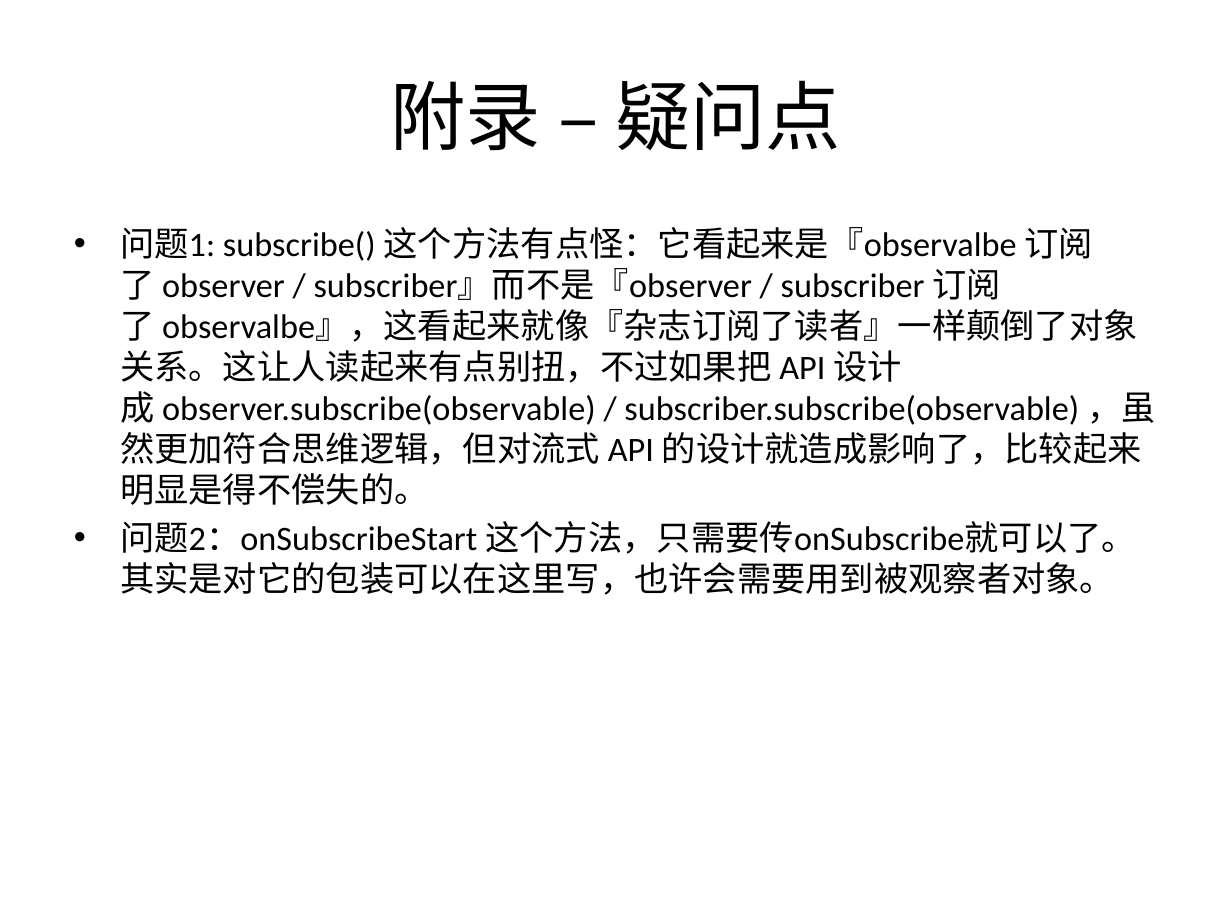
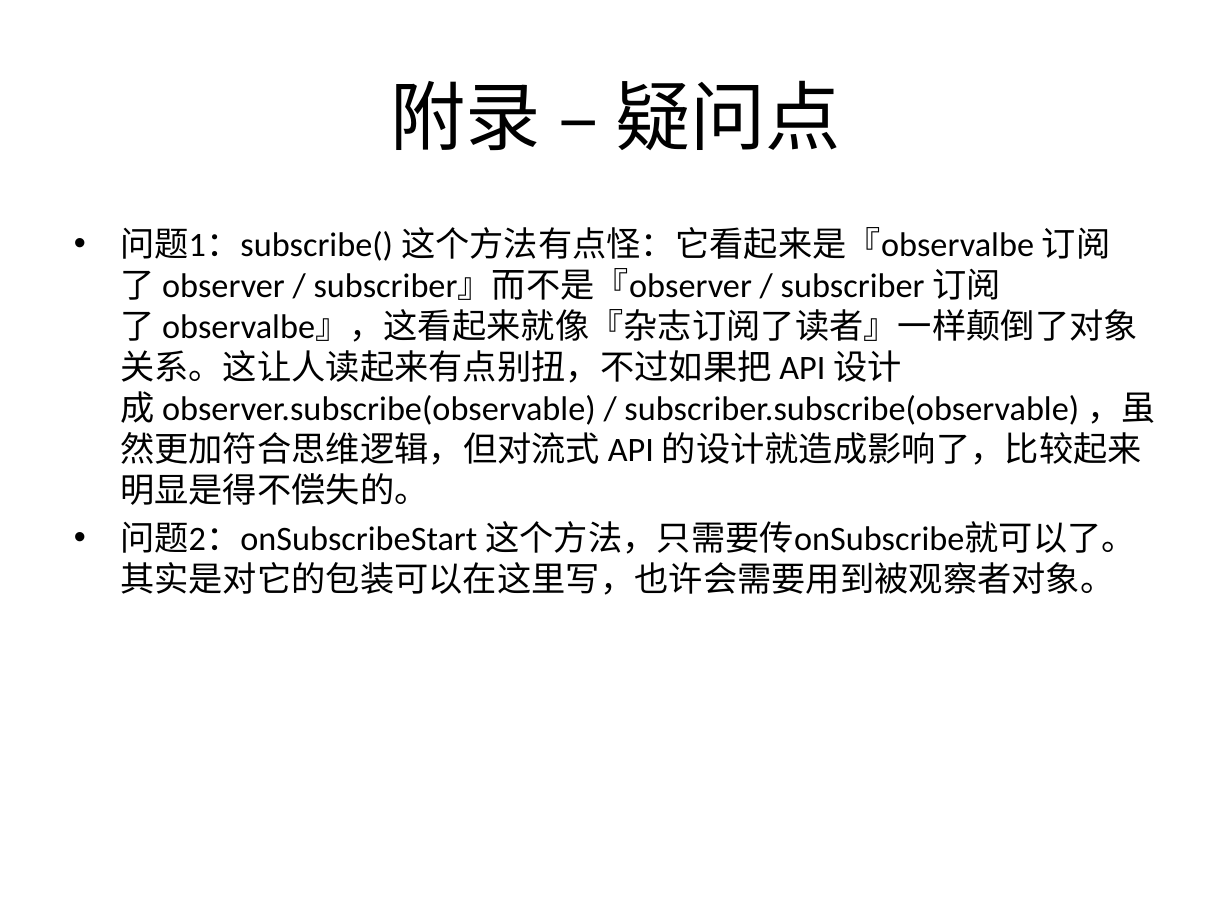
Before and after one commit to YongHuiLuo/TinyEasyView, a slide deck: slide 16 of RxJava 简介.pptx (slide 14 before the commit). Drawn at 1232x924 pixels with LibreOffice and Linux fonts; fonts in the diff are those of the drawing. Boxes give left, top, right and bottom in pixels: in the first picture for what was removed or moved away, otherwise in the second. Text is boxed around its words. In the diff, an @@ line names an element or a change of style, - is before the commit and + after.

```diff
--- a/RxJava 简介.pptx
+++ b/RxJava 简介.pptx
@@ text at (120,227,1156,505): text changed @@
-• 问题1: subscribe() 这个方法有点怪：它看起来是『observalbe 订阅了 observer / subscriber』而不是『observer / subscriber 订阅了 observalbe』，这看起来就像『杂志订阅了读者』一样颠倒了对象关系。这让人读起来有点别扭，不过如果把 API 设计成 observer.subscribe(observable) / subscriber.subscribe(observable) ，虽然更加符合思维逻辑，但对流式 API 的设计就造成影响了，比较起来明显是得不偿失的。
+• 问题1：subscribe() 这个方法有点怪：它看起来是『observalbe 订阅了 observer / subscriber』而不是『observer / subscriber 订阅了 observalbe』，这看起来就像『杂志订阅了读者』一样颠倒了对象关系。这让人读起来有点别扭，不过如果把 API 设计成 observer.subscribe(observable) / subscriber.subscribe(observable) ，虽然更加符合思维逻辑，但对流式 API 的设计就造成影响了，比较起来明显是得不偿失的。
```
Also in this commit, not shown: 9 other slides changed, 4 slides added, 1 slide removed, 4 other files.
